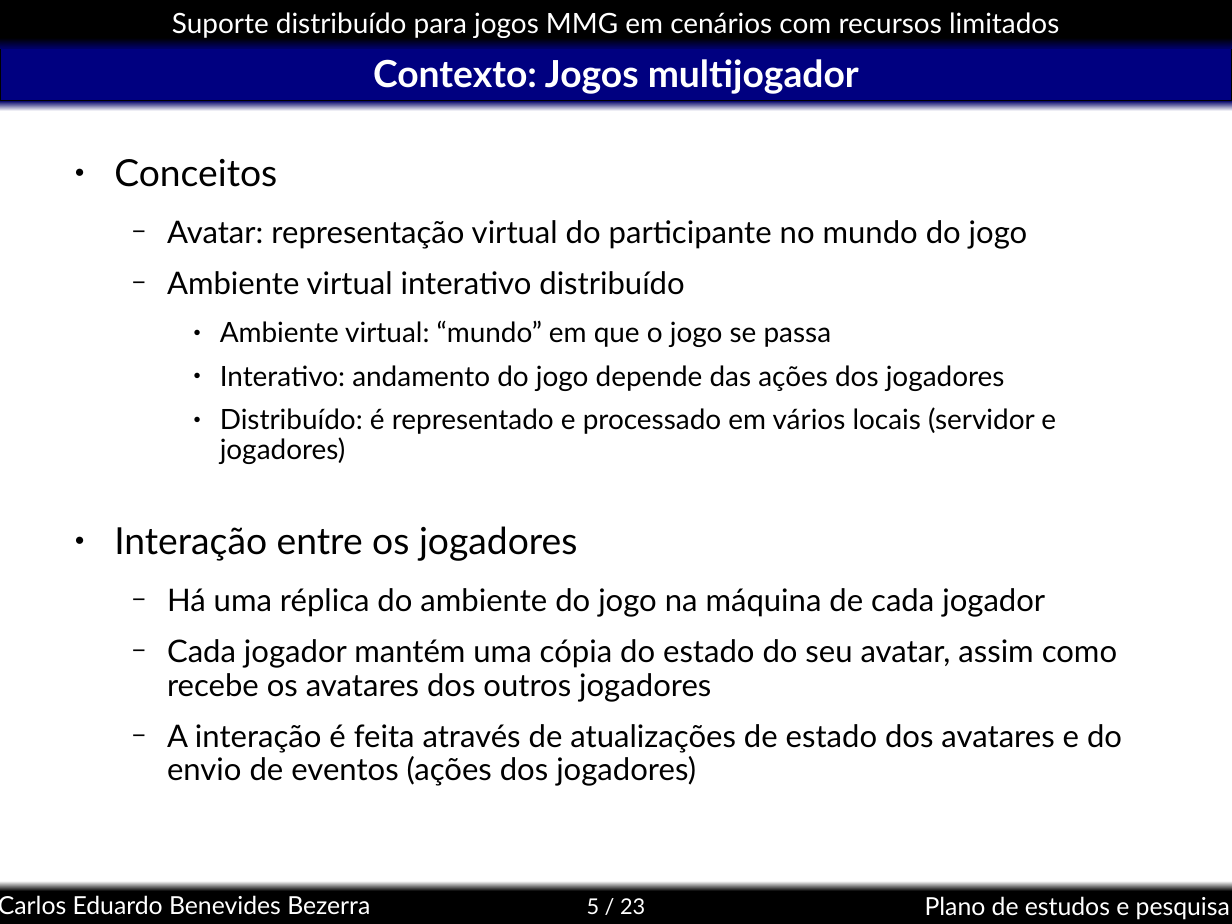
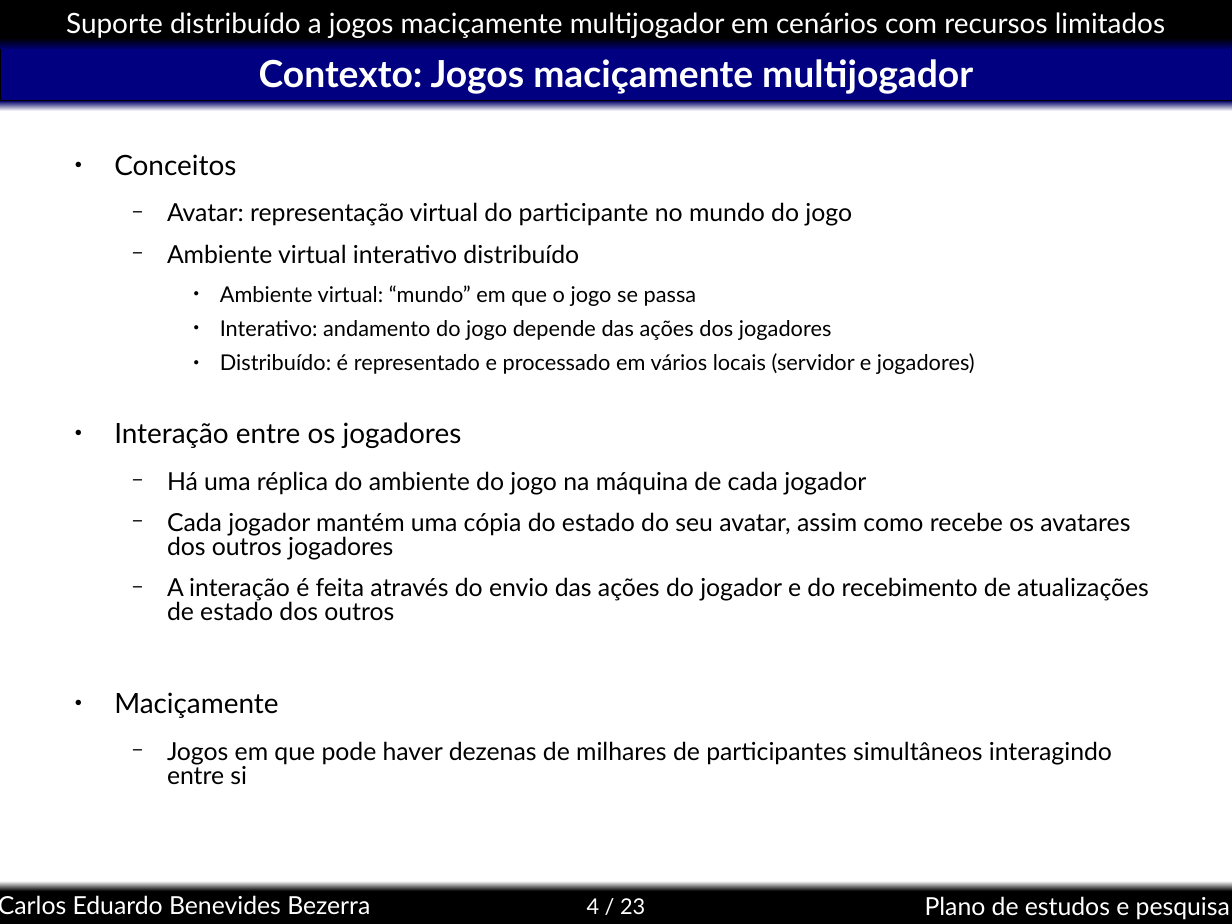
Before and after one commit to kdubezerra/kdubezerra, a slide deck: slide 4 of textos/semac/Semac_Defesa.ppt (slide 5 before the commit). Drawn at 1232x924 pixels with LibreOffice and Linux fonts; fonts in the diff are those of the drawing; background and template pictures are left out. Boxes give left, top, right and bottom in pixels: in the first picture for what was removed or moved away, otherwise in the second. Text is boxed around its words. In the diff, an @@ line names an element or a change of style, - is before the commit and + after.

```diff
--- a/textos/semac/Semac_Defesa.ppt
+++ b/textos/semac/Semac_Defesa.ppt
@@ text in rectangle at (x1=66, y1=12, x2=1165, y2=38): text changed @@
-Suporte distribuído para jogos MMG em cenários com recursos limitados
+Suporte distribuído a jogos maciçamente multijogador em cenários com recursos limitados
@@ title at (x1=259, y1=59, x2=973, y2=94): text changed @@
-Contexto: Jogos multijogador
+Contexto: Jogos maciçamente multijogador
@@ text at (x1=114, y1=154, x2=1130, y2=560): size 24 to 18 pt in "Conceitos", "Interação entre os jogadores"; size 20 to 16 pt in "Avatar: representação virtual do participante no mundo ...", "Ambiente virtual interativo distribuído", "Há uma réplica do ambiente do jogo ...", "Cada jogador mantém uma cópia do estado ..."; size 18 to 14 pt in "Ambiente virtual: “mundo” em que o jogo ...", "Interativo: andamento do jogo depende das ações ...", "Distribuído: é representado e processado em vários ..."; line spacing 0.9 to 0.8 @@
@@ text at (x1=114, y1=577, x2=1149, y2=785): text changed; size 20 to 16 pt @@
-  − A interação é feita através de atualizações de estado dos avatares e do envio de eventos (ações dos jogadores)
+  − A interação é feita através do envio das ações do jogador e do recebimento de atualizações de estado dos outros
+● Maciçamente
+  − Jogos em que pode haver dezenas de milhares de participantes simultâneos interagindo entre si
@@ page number at (x1=587, y1=898, x2=645, y2=914): text changed @@
-5 / 23
+4 / 23
```
Also in this commit, not shown: 11 other slides changed, 11 slides removed.
